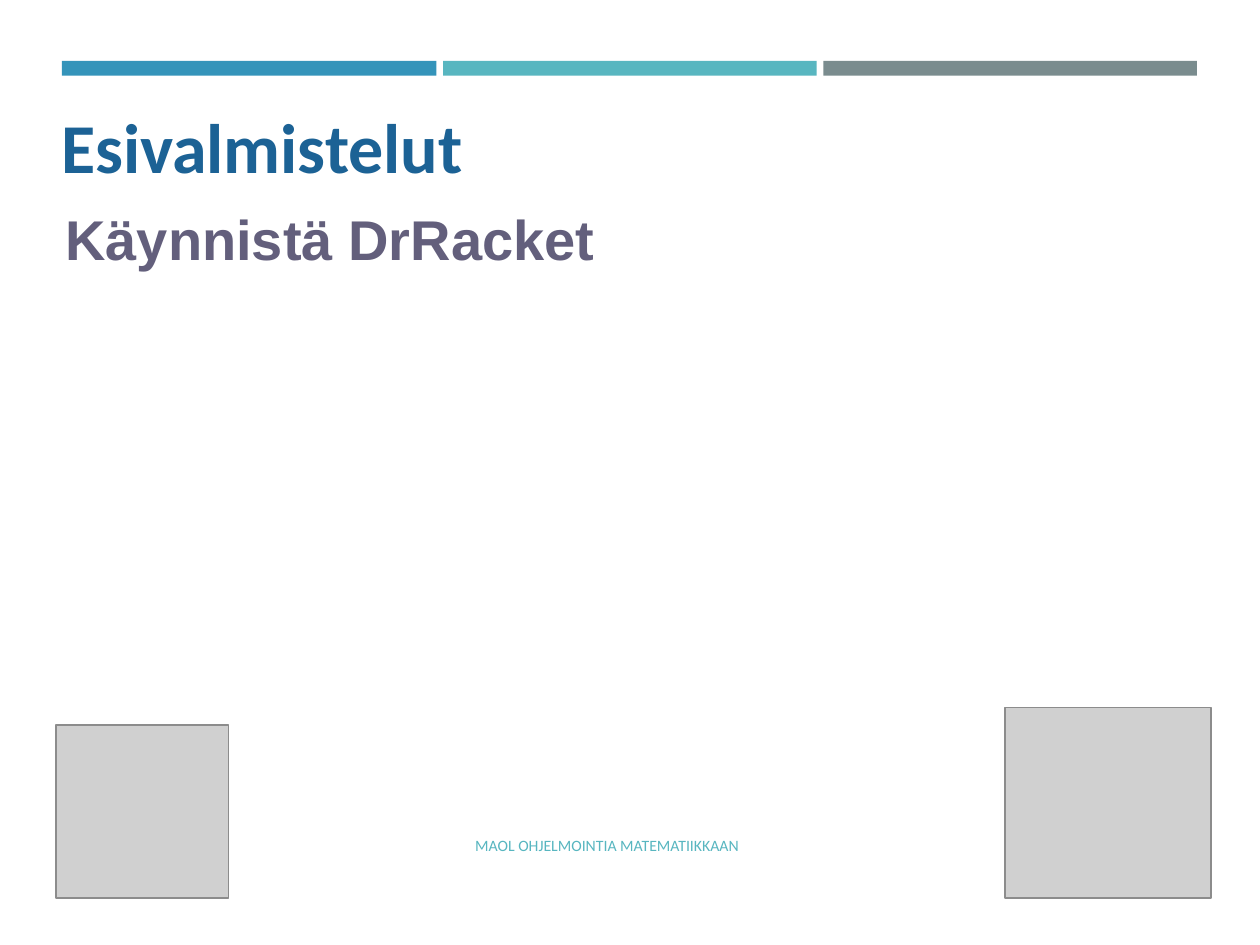
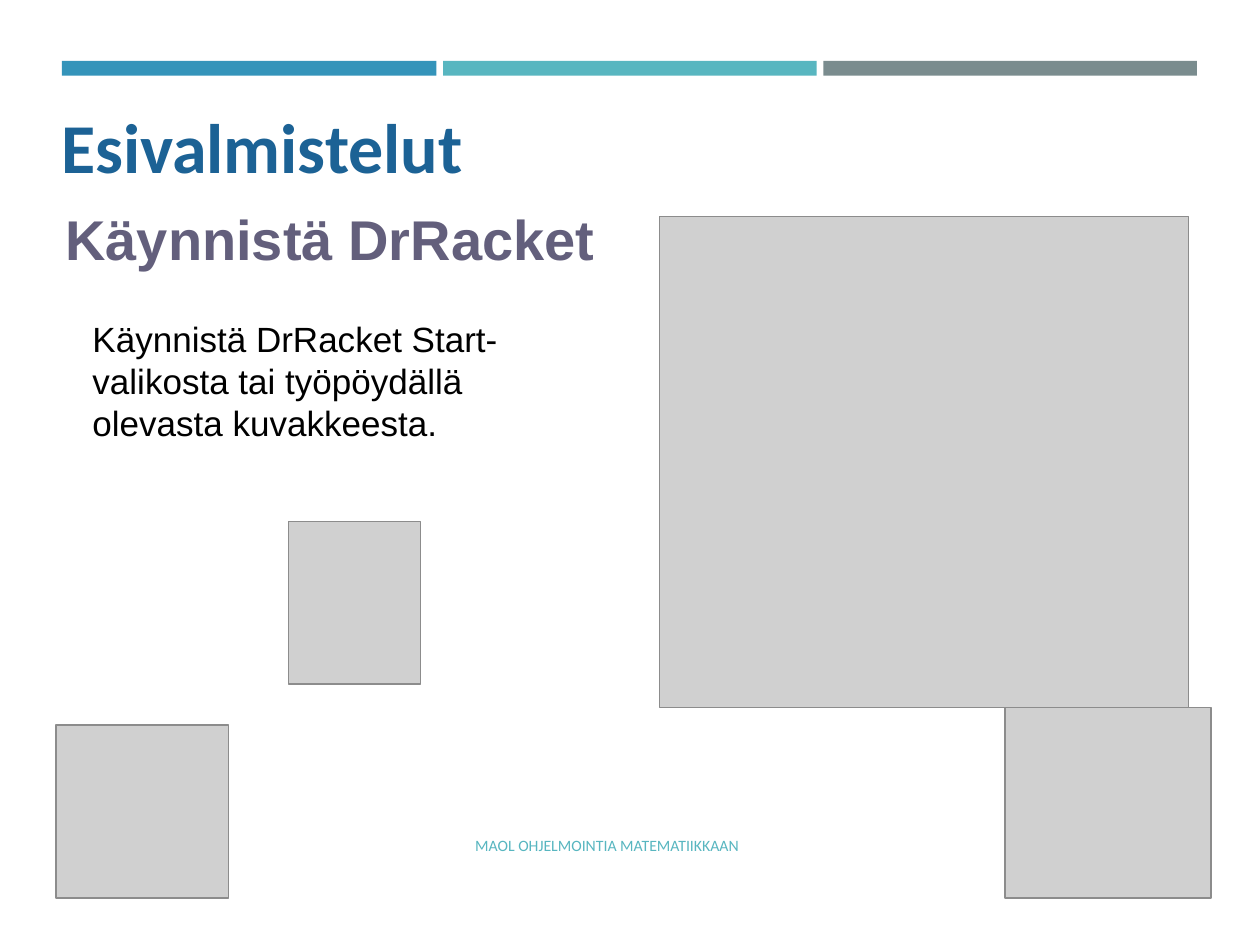
Before and after one commit to tyynetyyne/tyynetyyne.github.io, a slide deck: slide 2 of tehtavat/tiedostot/maol/power_point/Racket-MAOL-5-6-tutustuminen-ohjelmointiymparistoon.pptx. Drawn at 1260x945 pixels with LibreOffice and Linux fonts; fonts in the diff are those of the drawing; grey boxes stand for pictures. Boxes give left, top, right and bottom in pixels: in the first picture for what was removed or moved away, otherwise in the second. Text is boxed around its words. In the diff, an @@ line names an element or a change of style, - is before the commit and + after.

```diff
--- a/tehtavat/tiedostot/maol/power_point/Racket-MAOL-5-6-tutustuminen-ohjelmointiymparistoon.pptx
+++ b/tehtavat/tiedostot/maol/power_point/Racket-MAOL-5-6-tutustuminen-ohjelmointiymparistoon.pptx
@@ picture added at (x1=660, y1=217, x2=1189, y2=708) @@
@@ text added at (x1=92, y1=326, x2=498, y2=437), 20 pt, text #000000 @@
+Käynnistä DrRacket Start-valikosta tai työpöydällä olevasta kuvakkeesta.
@@ picture added at (x1=289, y1=522, x2=421, y2=684) @@
```
Also in this commit, not shown: 6 other slides changed, 12 slides added, 3 slides removed.
